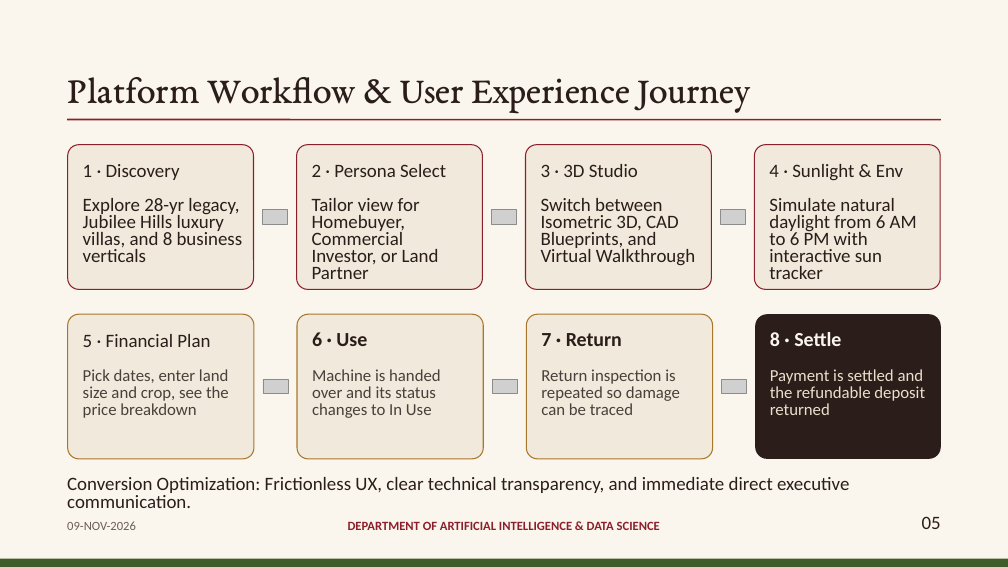
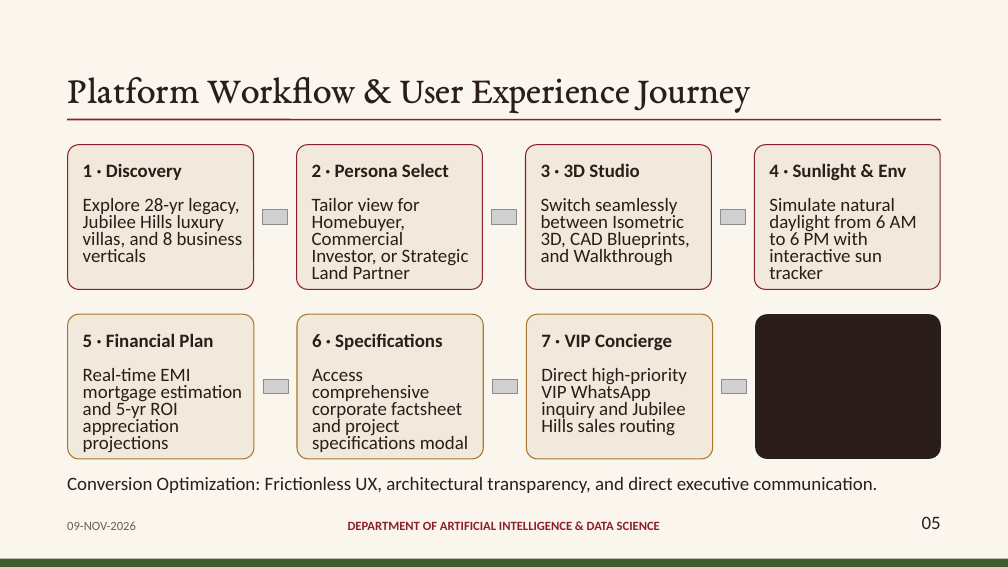
Before and after one commit to vroom0456/tirumala_meadows, a slide deck: slide 5 of Tirumala_Meadows_Internship_Presentation.pptx. Drawn at 1008x567 pixels with LibreOffice and Linux fonts; fonts in the diff are those of the drawing; grey boxes stand for pictures. Boxes give left, top, right and bottom in pixels: in the first picture for what was removed or moved away, otherwise in the second. Text is boxed around its words. In the diff, an @@ line names an element or a change of style, - is before the commit and + after.

Commit message:
fix: Correct all missing texts, step cards and project assets in internship presentation

```diff
--- a/Tirumala_Meadows_Internship_Presentation.pptx
+++ b/Tirumala_Meadows_Internship_Presentation.pptx
@@ text at box(312, 198, 469, 279): text changed @@
-Tailor view for Homebuyer, Commercial Investor, or Land Partner
+Tailor view for Homebuyer, Commercial Investor, or Strategic Land Partner
@@ text at box(541, 198, 690, 266): text changed @@
-Switch between Isometric 3D, CAD Blueprints, and Virtual Walkthrough
+Switch seamlessly between Isometric 3D, CAD Blueprints, and Walkthrough
@@ bold on in 5 elements at box(83, 164, 182, 180), box(312, 163, 449, 177), box(541, 163, 640, 177), box(769, 163, 906, 180), box(83, 333, 213, 347) @@
@@ text at box(312, 333, 442, 350): text changed; size 19 to 18 pt @@
-6 · Use
+6 · Specifications
@@ text at box(541, 334, 672, 350): text changed; size 19 to 18 pt @@
-7 · Return
+7 · VIP Concierge
@@ text removed at box(770, 332, 841, 346) @@
-8 · Settle
@@ text at box(83, 368, 242, 452): text changed; size 16 to 18 pt; text colour #4A3F3A to #2A1D1A @@
-Pick dates, enter land size and crop, see the price breakdown
+Real-time EMI mortgage estimation and 5-yr ROI appreciation projections
@@ text at box(312, 369, 468, 452): text changed; size 16 to 18 pt; text colour #4A3F3A to #2A1D1A @@
-Machine is handed over and its status changes to In Use
+Access comprehensive corporate factsheet and project specifications modal
@@ text at box(541, 368, 687, 436): text changed; size 16 to 18 pt; text colour #4A3F3A to #2A1D1A @@
-Return inspection is repeated so damage can be traced
+Direct high-priority VIP WhatsApp inquiry and Jubilee Hills sales routing
@@ text removed at box(770, 369, 925, 415) @@
-Payment is settled and the refundable deposit returned
@@ text at box(67, 477, 877, 493): text changed @@
-Conversion Optimization: Frictionless UX, clear technical transparency, and immediate direct executive communication.
+Conversion Optimization: Frictionless UX, architectural transparency, and direct executive communication.
```
Also in this commit, not shown: 2 other slides changed, 1 other file.
